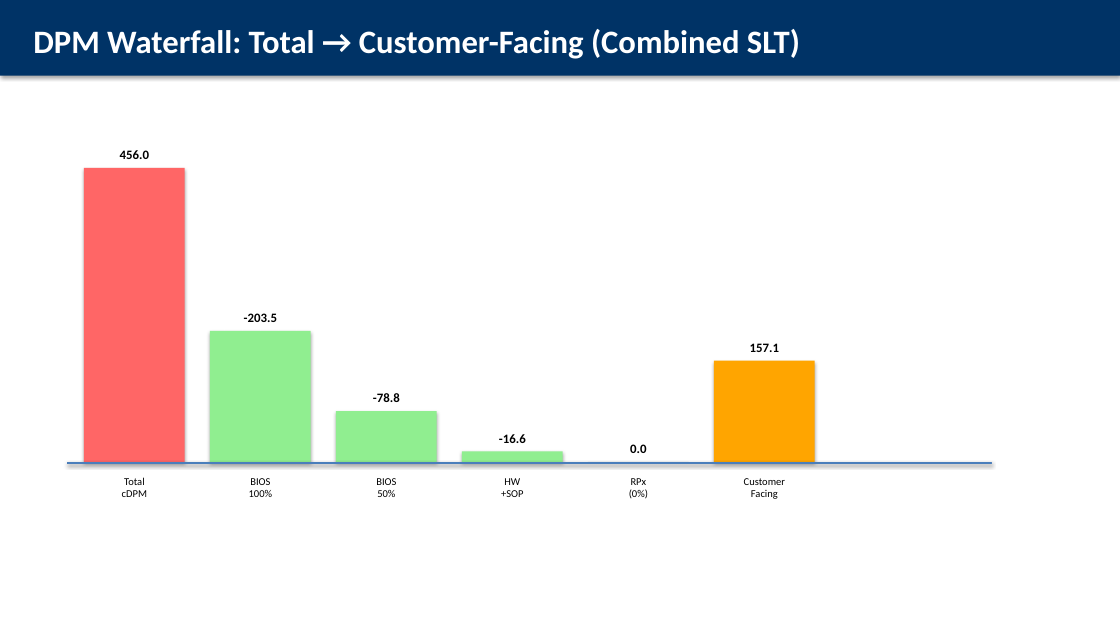
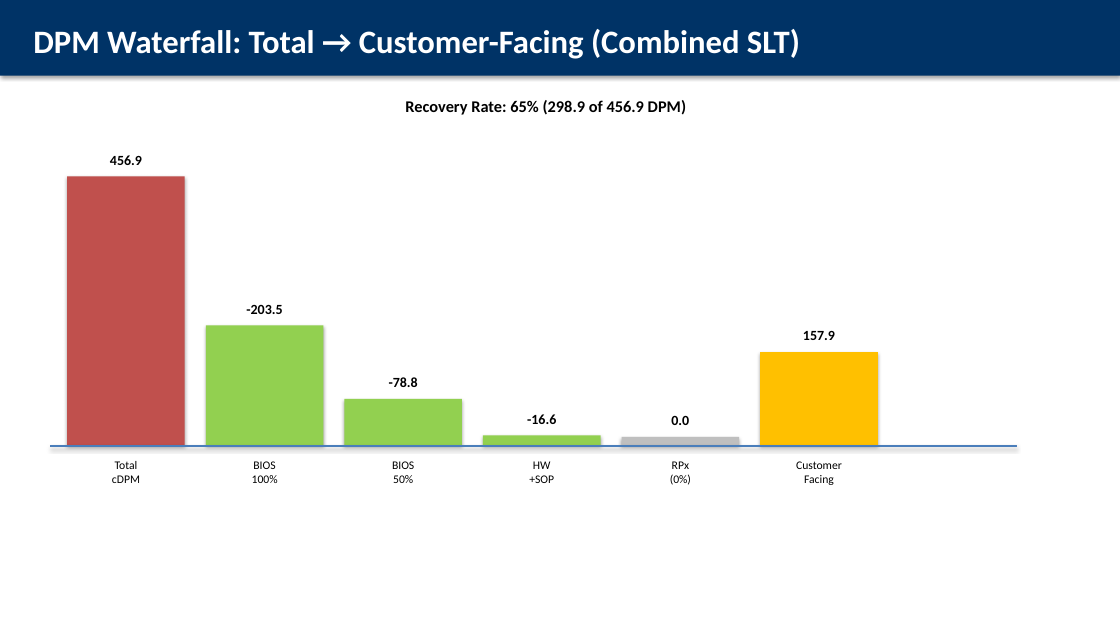
Before and after one commit to ASEGARAN/MODULE_YIELD_DASHBOARD, a slide deck: slide 8 of Y6CP_cDPM_Recovery_VP_Readout_SOCAMM2_7500MT.pptx (slide 7 before the commit). Drawn at 1120x630 pixels with LibreOffice and Linux fonts; fonts in the diff are those of the drawing. Boxes give left, top, right and bottom in pixels: in the first picture for what was removed or moved away, otherwise in the second. Text is boxed around its words. In the diff, an @@ line names an element or a change of style, - is before the commit and + after.

Commit message:
fix: Update VP readout with Kevin's DPM method and simplified MFG/ENG view
Changes:
- Use Kevin's DPM calculation: (Unique MSNs / Total FID UIN) × 1M
  - HMB1: 500 / 1,881,631 × 1M = 265.73 DPM
  - QMON: 292 / 1,527,576 × 1M = 191.15 DPM

- Replace confusing 1st pass vs final pass yield comparison with
  simple MFG vs ENG view table showing:
  - MFG View: Yield % (what manufacturing sees)
  - ENG View: cDPM (what engineering sees for customer risk)

- Key message: MFG sees 97.1% yield, ENG sees 456.9 cDPM total risk
  → After recovery: 157.9 cDPM customer-facing (65% recovery)

Slides:
1. Title
2. Executive Summary
3. MFG vs ENG View (simplified bridge)
4. DPM Calculation Methodology (Kevin's method)
5. Top FAILCRAWLERs by DPM
6. Recovery Type Assignments
7. Recovery Summary Table
8. DPM Waterfall Chart
9. Appendix: Data Sources

```diff
--- a/Y6CP_cDPM_Recovery_VP_Readout_SOCAMM2_7500MT.pptx
+++ b/Y6CP_cDPM_Recovery_VP_Readout_SOCAMM2_7500MT.pptx
@@ text added at box(405, 100, 686, 115), 14 pt, text #000000, bold @@
+Recovery Rate: 65% (298.9 of 456.9 DPM)
@@ rectangle: place and size @@
-rectangle at box(84, 168, 185, 462)
+rectangle at box(67, 176, 185, 445)
@@ rectangle at box(67, 176, 185, 445): fill #FF6666 to #C0504D @@
@@ text at box(110, 155, 142, 165): text changed; size 11 to 12 pt @@
-456.0
+456.9
@@ text "-203.5": place and size @@
-text "-203.5" at box(244, 313, 277, 322)
+text "-203.5" at box(246, 305, 282, 314)
@@ rectangle: place and size @@
-rectangle at box(210, 331, 311, 462)
+rectangle at box(206, 325, 323, 445)
@@ rectangle: place and size @@
-rectangle at box(714, 360, 815, 462)
+rectangle at box(760, 352, 878, 445)
@@ rectangle at box(760, 352, 878, 445): fill #FFA500 to #FFC000 @@
@@ text at box(803, 331, 835, 340): text changed; size 11 to 12 pt @@
-157.1
+157.9
@@ text "-78.8": place and size @@
-text "-78.8" at box(373, 393, 400, 402)
+text "-78.8" at box(389, 377, 418, 387)
@@ rectangle: place and size @@
-rectangle at box(336, 411, 437, 462)
+rectangle at box(344, 399, 462, 445)
@@ text "-16.6": place and size @@
-text "-16.6" at box(499, 434, 526, 443)
+text "-16.6" at box(527, 414, 556, 424)
@@ size 11 to 12 pt in 4 elements at box(246, 305, 282, 314), box(389, 377, 418, 387), box(527, 414, 556, 424), box(671, 416, 689, 425) @@
@@ text "0.0": place and size @@
-text "0.0" at box(630, 444, 646, 453)
+text "0.0" at box(671, 416, 689, 425)
@@ rectangle: place and size @@
-rectangle at box(67, 462, 991, 464)
+rectangle at box(50, 445, 1017, 447)
@@ fill #90EE90 to #92D050 in 3 elements at box(206, 325, 323, 445), box(344, 399, 462, 445), box(483, 435, 601, 445) @@
@@ rectangle: place and size @@
-rectangle at box(462, 451, 563, 462)
+rectangle at box(483, 435, 601, 445)
@@ rectangle: place and size @@
-rectangle at box(588, 462, 689, 462)
+rectangle at box(622, 437, 739, 445)
@@ rectangle at box(622, 437, 739, 445): fill #C8C8C8 to #BFBFBF @@
@@ text "Total cDPM": place and size @@
-text "Total cDPM" at box(122, 477, 147, 497)
+text "Total cDPM" at box(112, 461, 140, 483)
@@ text "BIOS 100%": place and size @@
-text "BIOS 100%" at box(249, 478, 272, 497)
+text "BIOS 100%" at box(252, 461, 278, 483)
@@ text "BIOS 50%": place and size @@
-text "BIOS 50%" at box(376, 478, 396, 497)
+text "BIOS 50%" at box(392, 461, 414, 483)
@@ text "HW +SOP": place and size @@
-text "HW +SOP" at box(501, 478, 523, 497)
+text "HW +SOP" at box(529, 461, 554, 483)
@@ text "RPx (0%)": place and size @@
-text "RPx (0%)" at box(629, 478, 648, 499)
+text "RPx (0%)" at box(670, 461, 691, 485)
@@ size 9 to 10 pt in 6 elements at box(252, 461, 278, 483), box(112, 461, 140, 483), box(392, 461, 414, 483), box(529, 461, 554, 483), box(670, 461, 691, 485), box(796, 461, 842, 485) @@
@@ text "Customer Facing": place and size @@
-text "Customer Facing" at box(744, 478, 785, 499)
+text "Customer Facing" at box(796, 461, 842, 485)
```
Also in this commit, not shown: 6 other slides changed, 1 slide added, 2 slides removed.
